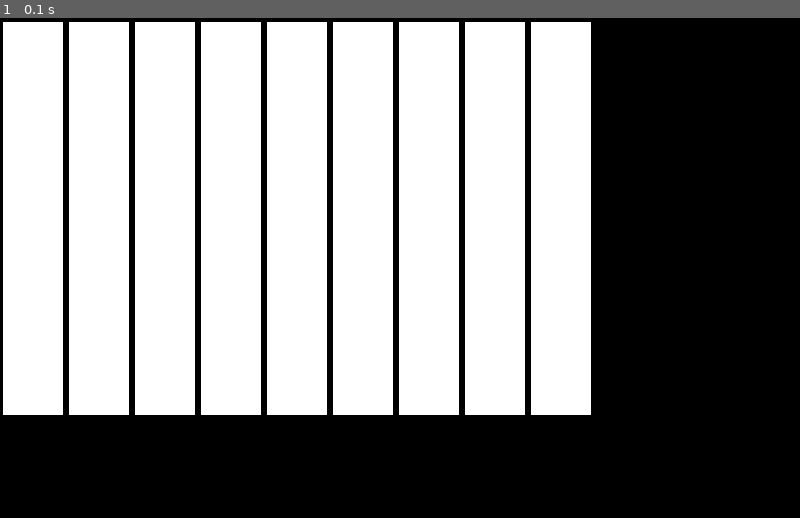
Above: before the commit, frame 1.
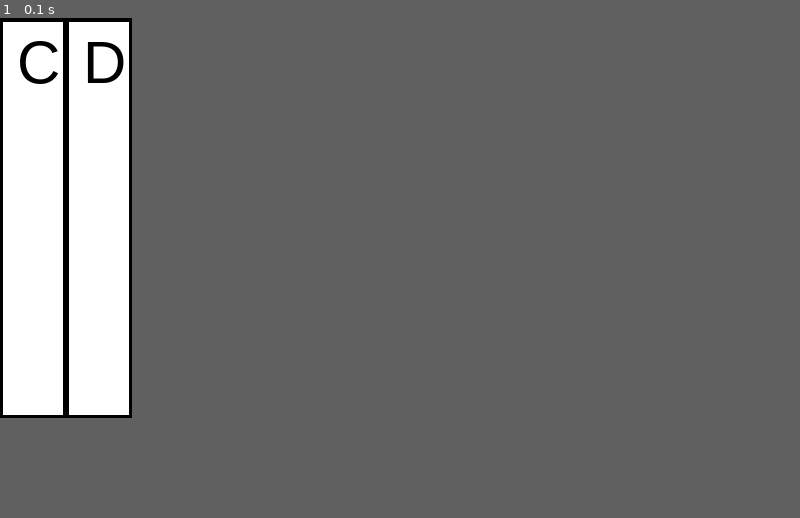
Above: after the commit, the same moment.

Repository: kianvde/PianoSimulation
Game: pygame game, started from play/PianoApp.py
Two runs of this game, one before a commit and one after it. Both use one fixed random seed, a clock stepped at 60 frames per second and the inputs below. The source is Python 2; it was converted automatically to run under Python 3.
Inputs:
- Up to frame 1 (0.1 s): no input
In our replay, the window is 800x500 before the commit and 132x400 after it. These sizes can differ from the game's own. Grey fills any space a smaller window leaves; there, only what the larger window draws over its background counts as a difference.

The runs differ from the first frame. In frame 1, 42% of the frame differs, in the area x 2-74%, y 0-80%.

Commit message:
additional keys can now be dynamically added to the Piano App

Diff:
--- a/play/PianoApp.py
+++ b/play/PianoApp.py
@@ -14,39 +14,47 @@
 wav = {}                           # wav format file names
 identifier = {'c':K_c,             # identifiers in a dictionary
               'd':K_d}
-for note in notes: wav[note] = note + ".wav"
+for n in notes: wav[n] = n + ".wav"
 
+## class ##
 class PianoApp:
     def __init__(self):
-        self._running = True
-        self._display_surf = None
+        self.running = True
+        self.scr = None
         self._image_surf = None
 
     def on_init(self):
         pygame.init()
-        self._display_surf = pygame.display.set_mode((800,500), pygame.HWSURFACE)
+        self.scr = pygame.display.set_mode((1,1), pygame.HWSURFACE)
         pygame.display.set_caption('Piano')
-        self._running = True
-        self.key_down = False
+        self.font = pygame.font.SysFont('Arial', 60)
+        self.running = True
 
         # images
-        self.key_up_surf = pygame.image.load("key_up.png").convert()
-        self.key_down_surf = pygame.image.load("key_down.png").convert()
+        self.up = pygame.image.load("key_up.png").convert()
+        self.down = pygame.image.load("key_down.png").convert()
 
         self.threads = []                       # running .wav threads
         self.isPressed = {}                     # holds key press booleans
 
+        self.scr = pygame.display.set_mode((len(notes)*self.up.get_width(),
+                                            self.up.get_height()), pygame.HWSURFACE)
+
     def on_event(self, event):
         if event.type == QUIT:
-            self._running = False
+            self.running = False
 
     def on_render(self):
-        if self.key_down:
-            self._display_surf.blit(self.key_down_surf,(0,0))
-        else:
-            self._display_surf.blit(self.key_up_surf,(0,0))
-        for i in range(8):
-            self._display_surf.blit(self.key_up_surf,((i+1)*self.key_up_surf.get_width(),0))
+        for i, note in enumerate(notes):
+            w = self.down.get_width()
+            h = self.down.get_height()
+            if self.isPressed[note]:
+                self.scr.blit(self.down,((i*w,0)))
+            else:
+                self.scr.blit(self.up,((i*w,0)))
+
+            self.scr.blit(self.font.render(note.upper(), True, (0,0,0)), ((i+.5)*w-16, 10))
+
         pygame.display.flip()
 
     def on_cleanup(self):
@@ -54,9 +62,9 @@
 
     def on_execute(self):
         if self.on_init() == False:
-            self._running = False
+            self.running = False
 
-        while(self._running):
+        while(self.running):
 
             keys = pygame.key.get_pressed()
             for note in notes:
@@ -65,8 +73,6 @@
                     self.play_note(note)
                 elif not keys[identifier[note]]:
                     self.isPressed[note] = False
-
-            self.key_down = self.isPressed['c'] or self.isPressed['d']
 
             self.remove_finished_threads()
 
